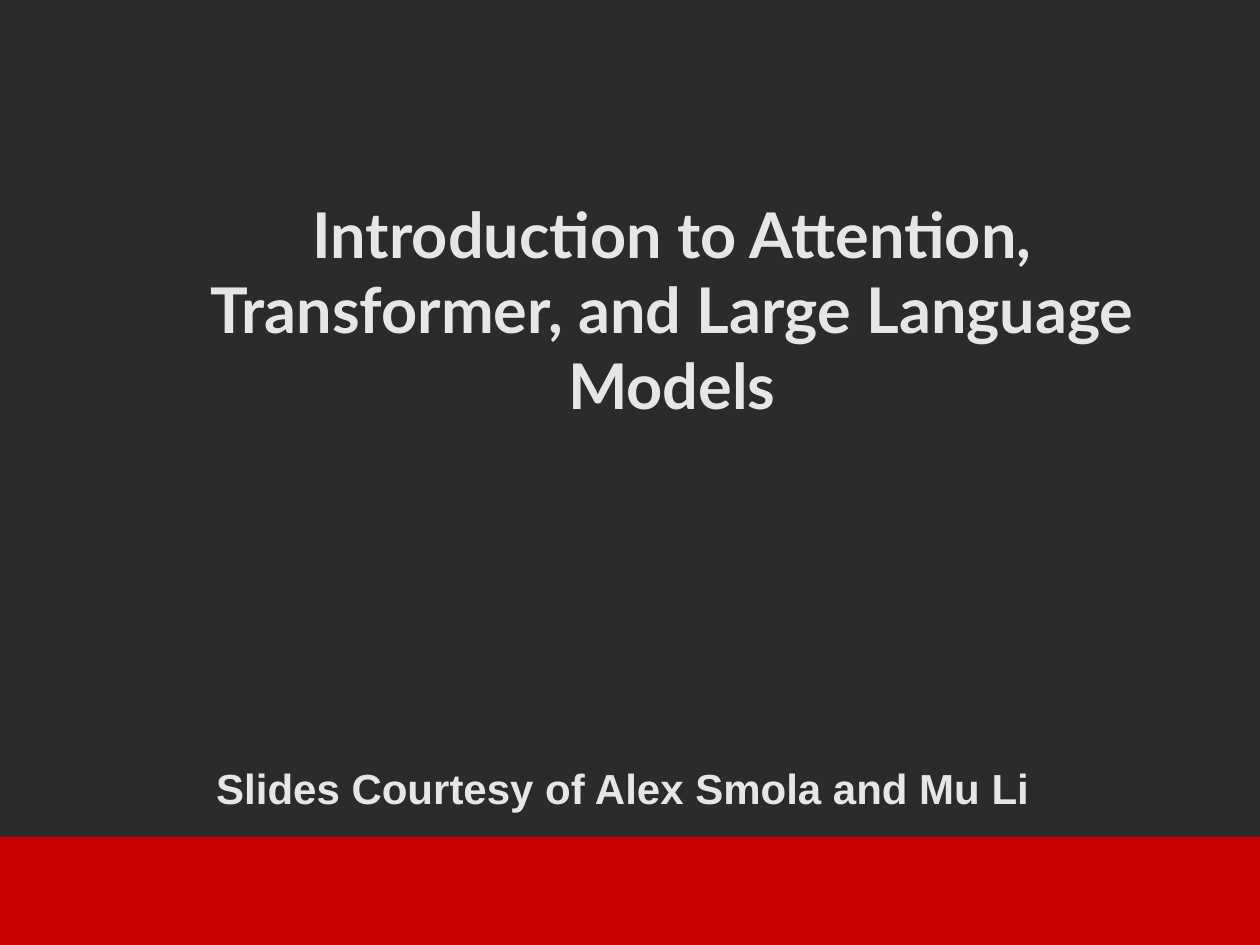
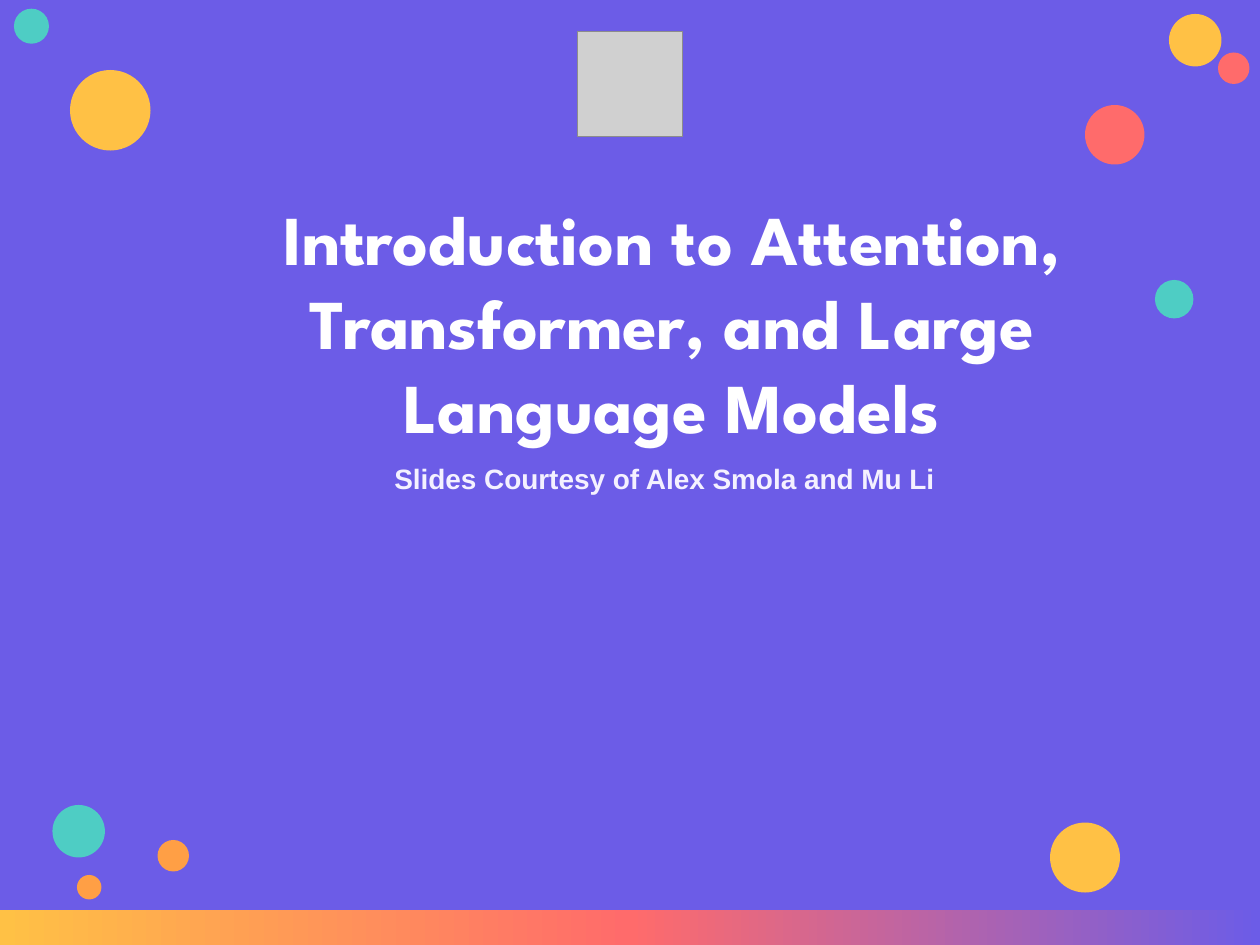
Before and after one commit to dantongyu/d2l-pytorch-colab, a slide deck: slide 1 of Presentations/Day-3-Attention-Transformer-ChatGPT.pptx. Drawn at 1260x945 pixels with LibreOffice and Linux fonts; fonts in the diff are those of the drawing; grey boxes stand for pictures; background and template pictures are left out; a plain dark background stands for a picture behind light text. Boxes give left, top, right and bottom in pixels: in the first picture for what was removed or moved away, otherwise in the second. Text is boxed around its words. In the diff, an @@ line names an element or a change of style, - is before the commit and + after.

```diff
--- a/Presentations/Day-3-Attention-Transformer-ChatGPT.pptx
+++ b/Presentations/Day-3-Attention-Transformer-ChatGPT.pptx
@@ background picture (left out) to #6C5CE7 @@
@@ ellipse added at (x1=14, y1=9, x2=49, y2=44), fill #4ECDC4 @@
@@ ellipse added at (x1=1169, y1=14, x2=1222, y2=67), fill #FFC145 @@
@@ picture added at (x1=577, y1=32, x2=682, y2=136) @@
@@ ellipse added at (x1=1218, y1=53, x2=1250, y2=84), fill #FF6B6B @@
@@ ellipse added at (x1=71, y1=71, x2=151, y2=151), fill #FFC145 @@
@@ ellipse added at (x1=1085, y1=105, x2=1144, y2=164), fill #FF6B6B @@
@@ text "Introduction to Attention, Transformer, and ..." at (x1=284, y1=217, x2=1061, y2=449): size 36 to 40 pt, font Lato to League Spartan, text colour #E6E6E6 to #FFFFFF @@
@@ ellipse added at (x1=1155, y1=280, x2=1194, y2=319), fill #4ECDC4 @@
@@ text "Slides Courtesy of Alex Smola ..." moved from (x1=216, y1=773, x2=1029, y2=812) to (x1=394, y1=468, x2=934, y2=494) @@
@@ text "Slides Courtesy of Alex Smola ..." at (x1=394, y1=468, x2=934, y2=494): size 24 to 16 pt, text colour #E6E6E6 to #F4F1FF; alignment left to centre @@
@@ ellipse added at (x1=53, y1=805, x2=106, y2=858), fill #4ECDC4 @@
@@ ellipse added at (x1=1050, y1=823, x2=1120, y2=893), fill #FFC145 @@
@@ ellipse added at (x1=18, y1=850, x2=67, y2=900), fill #6C5CE7 @@
@@ ellipse added at (x1=158, y1=840, x2=189, y2=872), fill #FF9F45 @@
@@ ellipse added at (x1=77, y1=874, x2=101, y2=898), fill #FF9F45 @@
@@ rectangle resized from (x1=0, y1=837, x2=1260, y2=945) to (x1=0, y1=910, x2=1260, y2=945) @@
@@ rectangle at (x1=0, y1=910, x2=1260, y2=945): fill #C80000 to gradient #FFC145 to #FF6B6B to #6C5CE7 @@
```
Also in this commit, not shown: 29 other slides changed, 1 slide removed, 1 other file.
